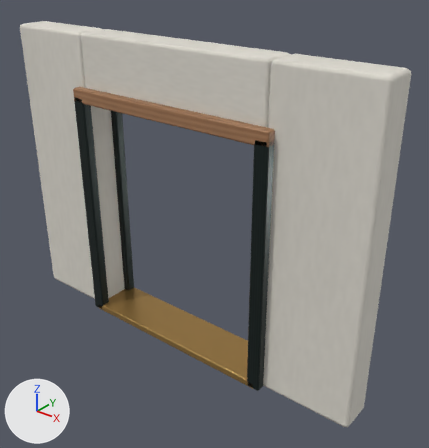
Two versions of the glTF model public/models/custom/architecture/wall-door.glb, one commit apart.
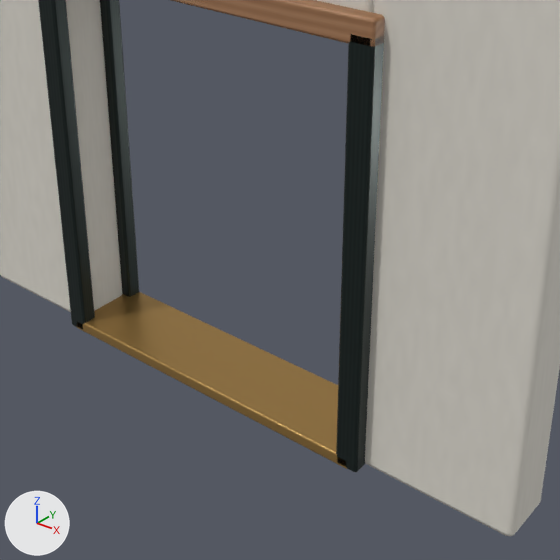
Each version is shown whole from a 50 mm lens placed at (3.49, -3.85, 3.8), pointed at (0.3, 0.14, 1.33), then close up on the part from 13% to 87% of the width and 27% to 98% of the height. Every picture has the same lights, and +X, +Y and +Z are marked at lower left. The first two pictures are the older version.

Script lines for the objects in view, before the commit:
```python
mat_brass_satin = principled_material('Brass_Satin')
mat_brass_satin.base_color = (0.445, 0.266, 0.0823)  # brown #b28d51
mat_brass_satin.metallic = 0.7
mat_brass_satin.roughness = 0.32
me_cube_002 = bpy.data.meshes.new('Cube.002')
me_cube_002.from_pydata(...)  # 56 vertices, 108 faces; spans x -0.47..0.47, y -0.17..0.17, z -1.5..1.5
me_cube_002.materials.append(mat_plaster_warmwhite)  # picture img_plaster_warm
me_cube_008 = bpy.data.meshes.new('Cube.008')
me_cube_008.from_pydata(...)  # 56 vertices, 108 faces; spans x -0.07..0.07, y -0.05..0.05, z -1.21..1.21
me_cube_008.materials.append(mat_metal_charcoal)  # picture img_metal_charcoal
me_cube_011 = bpy.data.meshes.new('Cube.011')
me_cube_011.from_pydata(...)  # 56 vertices, 108 faces; spans x -1.08..1.08, y -0.25..0.25, z -0.04..0.04
me_cube_011.materials.append(mat_brass_satin)  # brown #b28d51
ob_door_jamb_left_1 = bpy.data.objects.new('Door_Jamb_Left_1', me_cube_008)
ob_door_jamb_left_1.location = (-1.06, 0.2, 1.21)
ob_door_threshold = bpy.data.objects.new('Door_Threshold', me_cube_011)
ob_door_threshold.location = (0.0, 0.0, 0.035)
ob_doorwall_left = bpy.data.objects.new('DoorWall_Left', me_cube_002)
ob_doorwall_left.location = (-1.525, 0.0, 1.5)
# also in view: 'DoorWall_Right' at (1.52, 0.0, 1.5); 'Door_Jamb_Right_-1' at (1.06, -0.2, 1.21); 'Door_Jamb_Head_-1' at (0.0, -0.2, 2.42); 'Door_Jamb_Left_-1' at (-1.06, -0.2, 1.21)
```
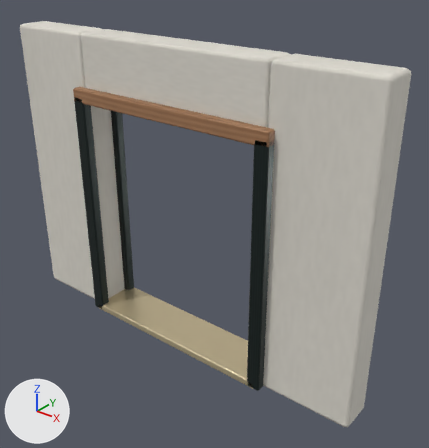
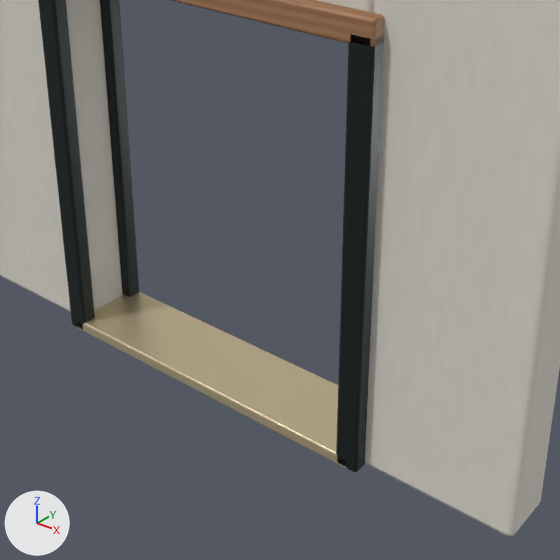
Location of each change, (x1, y1, x2, y2) in pixels of the close-ups (560 x 560 px):
```json
{"object": "Door_Threshold", "change": "recoloured", "before": [77, 292, 347, 469], "after": [77, 292, 347, 469], "on screen": "brown to beige"}
```

The change, as JSON lines over the scene's bpy script:
```json
{"op": "set", "path": "mat_brass_satin.base_color", "old": "(0.445, 0.266, 0.0823)", "new": "(0.722, 0.608, 0.384)", "note": "brown #b28d51 -> beige #ddcda7"}
```
